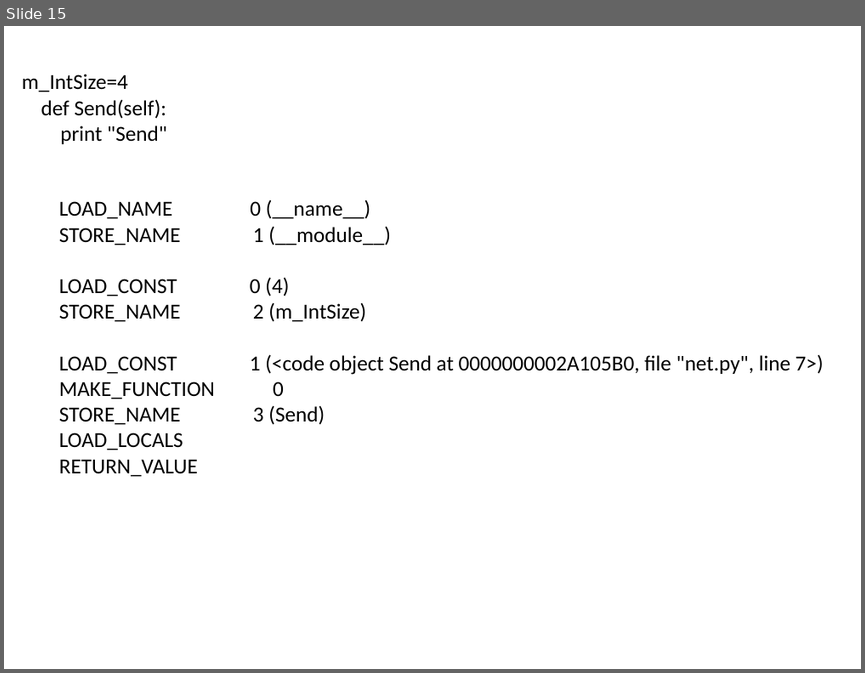
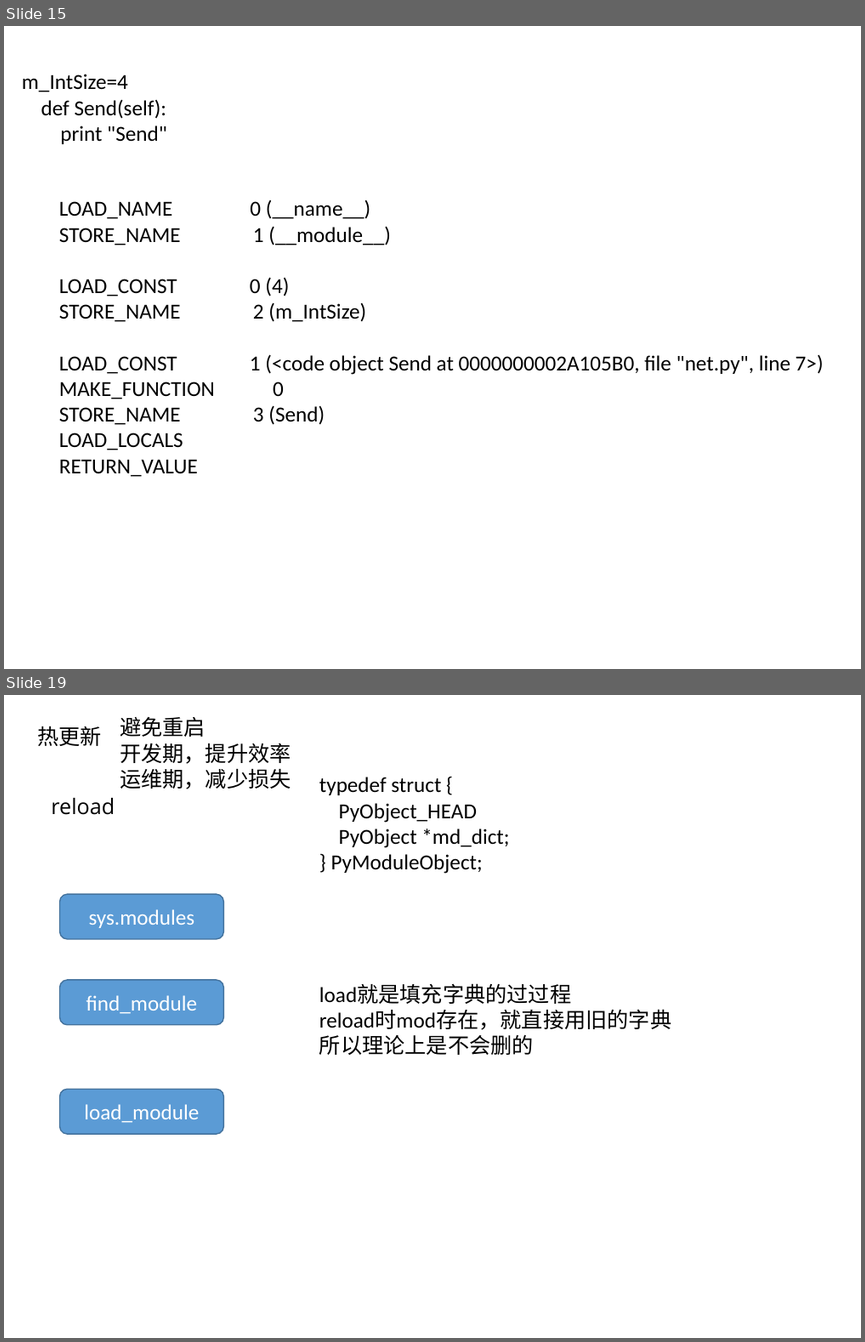
Before and after one commit to menfeng/studynote, a slide deck: python/source code/import/import.pptx. Shown one above the other, each under a label of ours: slide 15 before the commit, slides 15 and 19 after it; the slides between them are not shown. The pictures are 865x673 and 865x1342 pixels, drawn with LibreOffice and Linux fonts; fonts in the diff are those of the drawing. Boxes give left, top, right and bottom in pixels: in the first picture for what was removed or moved away, otherwise in the second. Text is boxed around its words. In the diff, an @@ line names an element or a change of style, - is before the commit and + after.

```diff
--- a/python/source code/import/import.pptx
+++ b/python/source code/import/import.pptx
@@ slide 19 added at bbox=[4, 695, 861, 1338], background #FFFFFF @@
@@ text added at bbox=[120, 717, 291, 789], 18 pt, text #000000 @@
+避免重启
+开发期，提升效率
+运维期，减少损失
@@ text added at bbox=[37, 726, 102, 746], 18 pt, text #000000 @@
+热更新
@@ text added at bbox=[319, 777, 509, 873], 18 pt, text #000000 @@
+typedef struct {
+PyObject_HEAD
+PyObject *md_dict;
+} PyModuleObject;
@@ text added at bbox=[51, 798, 114, 815], 18 pt, text #000000 @@
+reload
@@ rounded rectangle added at bbox=[60, 894, 223, 938], fill #5B9BD5, outline #43739E 1 pt, 18 pt, text #FFFFFF @@
+sys.modules
@@ rounded rectangle added at bbox=[60, 980, 223, 1024], fill #5B9BD5, outline #43739E 1 pt, 18 pt, text #FFFFFF @@
+find_module
@@ text added at bbox=[319, 984, 671, 1055], 18 pt, text #000000 @@
+load就是填充字典的过过程
+reload时mod存在，就直接用旧的字典
+所以理论上是不会删的
@@ rounded rectangle added at bbox=[60, 1089, 223, 1134], fill #5B9BD5, outline #43739E 1 pt, 18 pt, text #FFFFFF @@
+load_module
```
Also in this commit, not shown: 4 other slides added, 1 slide removed, 1 other file.
